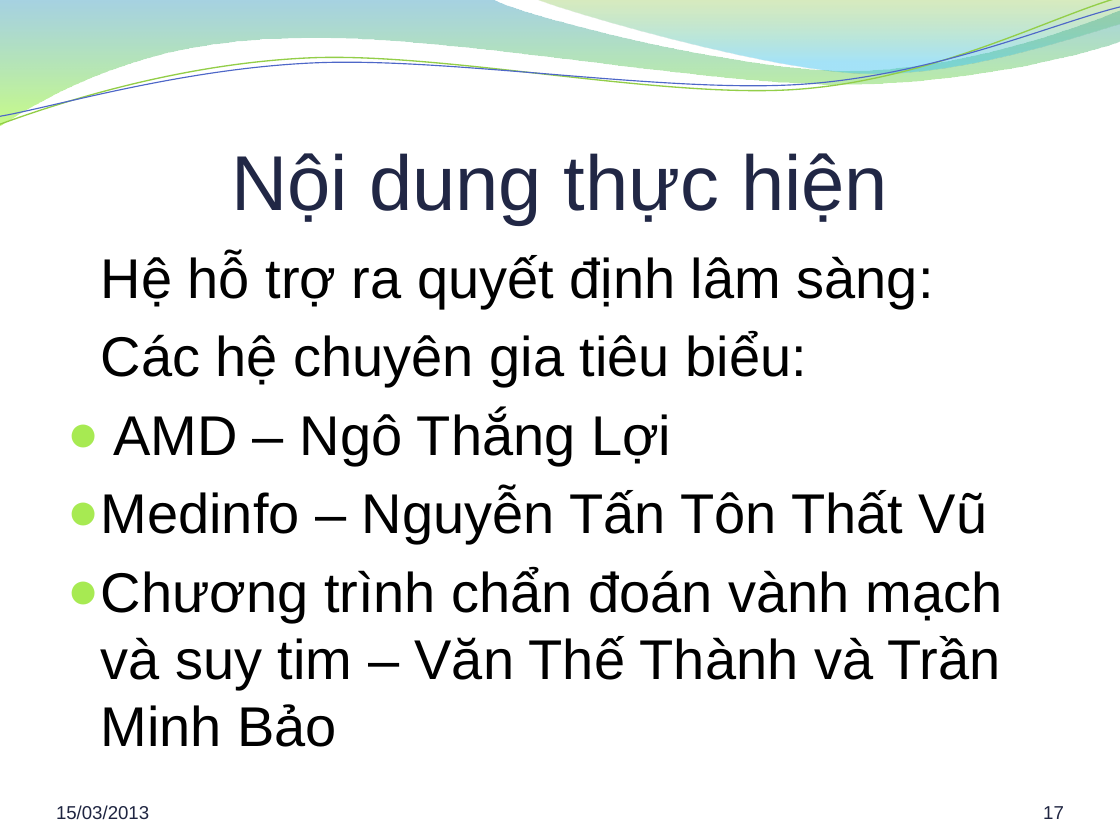
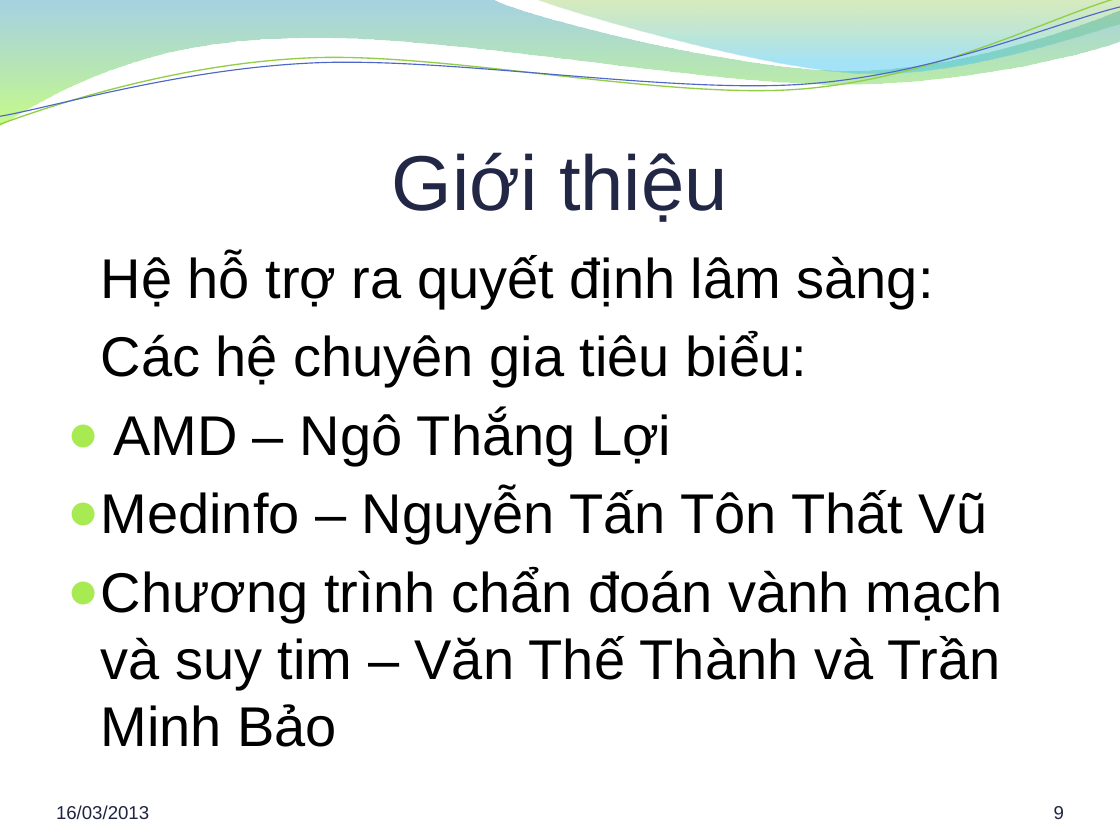
Before and after one commit to hung94it/benhvien, a slide deck: slide 9 of Diabetes/Documents/Report/Bao cao khoa luan.pptx (slide 17 before the commit). Drawn at 1120x840 pixels with LibreOffice and Linux fonts; fonts in the diff are those of the drawing; background and template pictures are left out. Boxes give left, top, right and bottom in pixels: in the first picture for what was removed or moved away, otherwise in the second. Text is boxed around its words. In the diff, an @@ line names an element or a change of style, - is before the commit and + after.

```diff
--- a/Diabetes/Documents/Report/Bao cao khoa luan.pptx
+++ b/Diabetes/Documents/Report/Bao cao khoa luan.pptx
@@ title at <box>392,152,728,222</box>: text changed @@
-Nội dung thực hiện
+Giới thiệu
@@ text at <box>56,805,149,820</box>: text changed @@
-15/03/2013
+16/03/2013
@@ page number at <box>1054,806,1064,819</box>: text changed @@
-17
+9
```
Also in this commit, not shown: 32 other slides changed.
